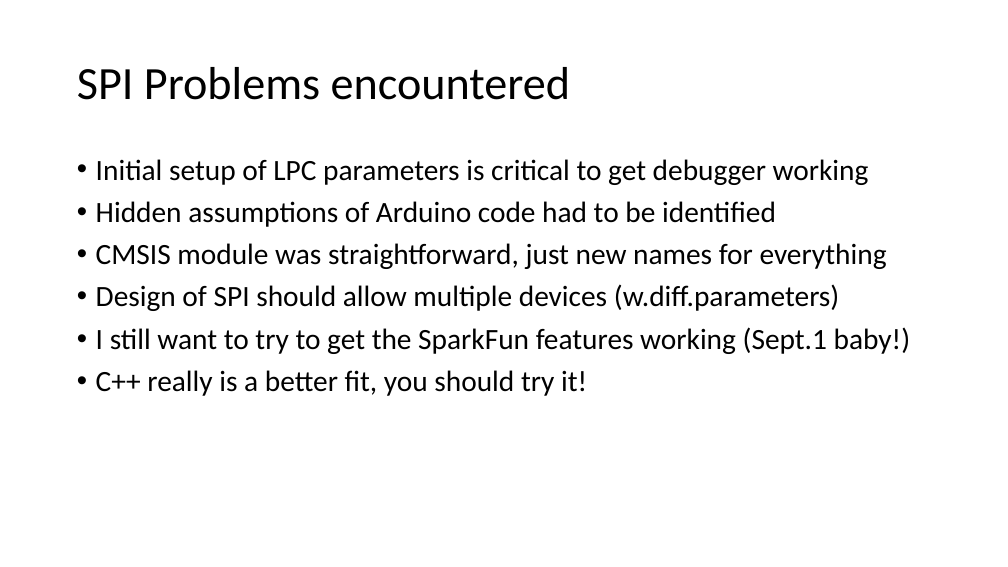
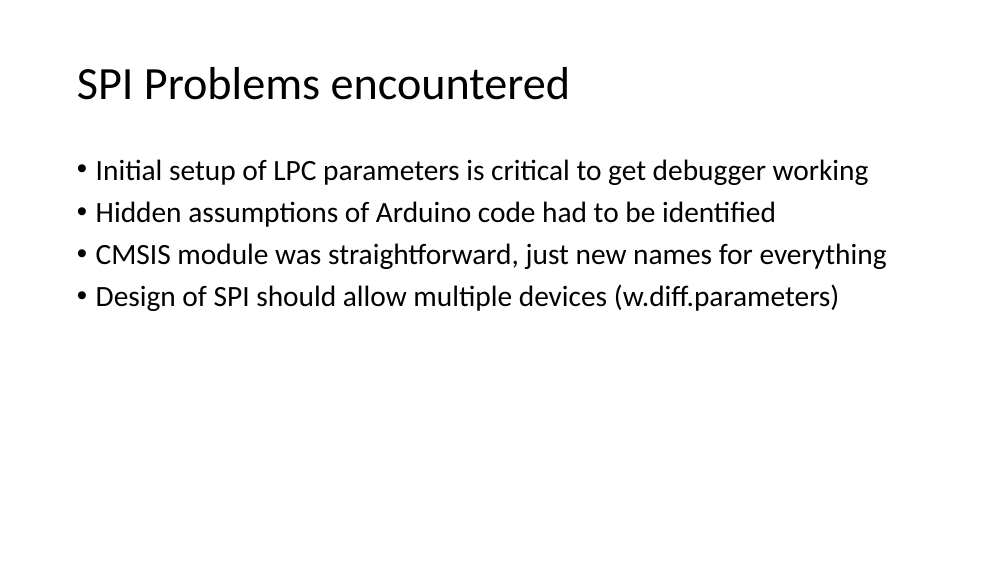
Before and after one commit to EmbeddedSystemClass/FinalProject5381, a slide deck: slide 37 of Final Project 5381.pptx (slide 23 before the commit). Drawn at 1008x567 pixels with LibreOffice and Linux fonts; fonts in the diff are those of the drawing. Boxes give left, top, right and bottom in pixels: in the first picture for what was removed or moved away, otherwise in the second. Text is boxed around its words. In the diff, an @@ line names an element or a change of style, - is before the commit and + after.

```diff
--- a/Final Project 5381.pptx
+++ b/Final Project 5381.pptx
@@ text at box(96, 327, 911, 396): paragraphs removed @@
-• I still want to try to get the SparkFun features working (Sept.1 baby!)
-• C++ really is a better fit, you should try it!
```
Also in this commit, not shown: 8 other slides changed, 18 slides added.
